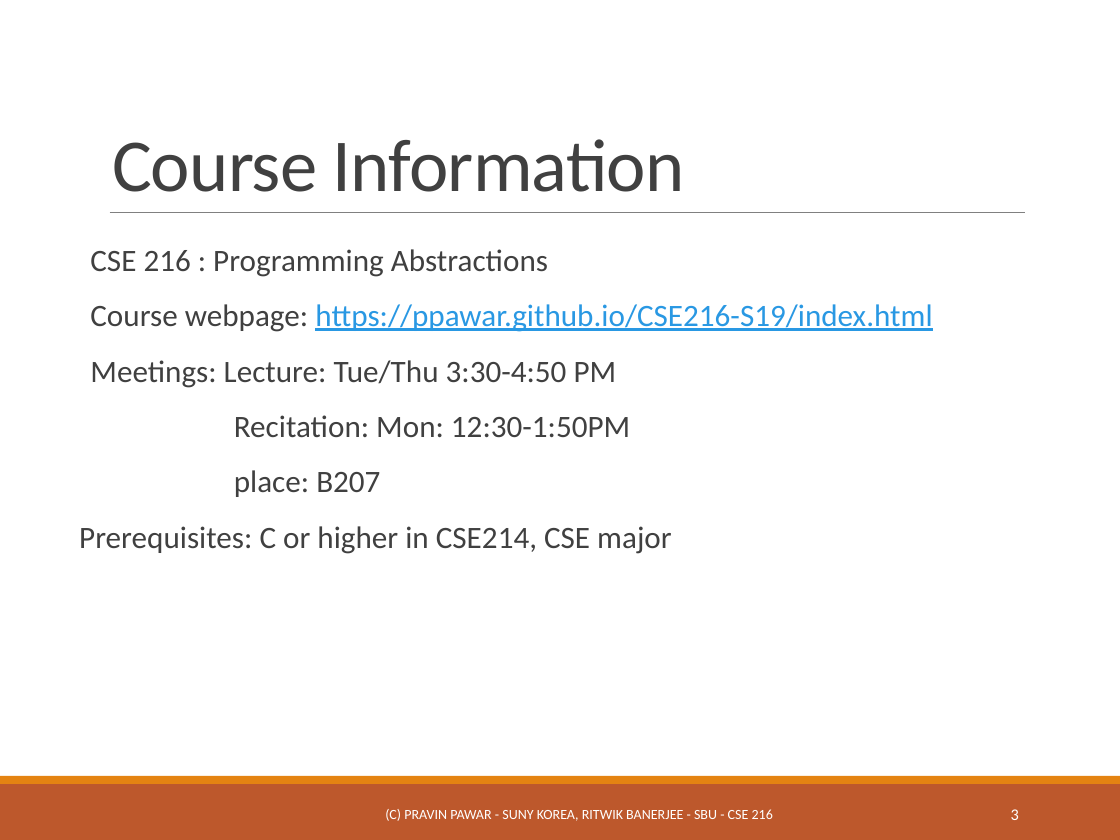
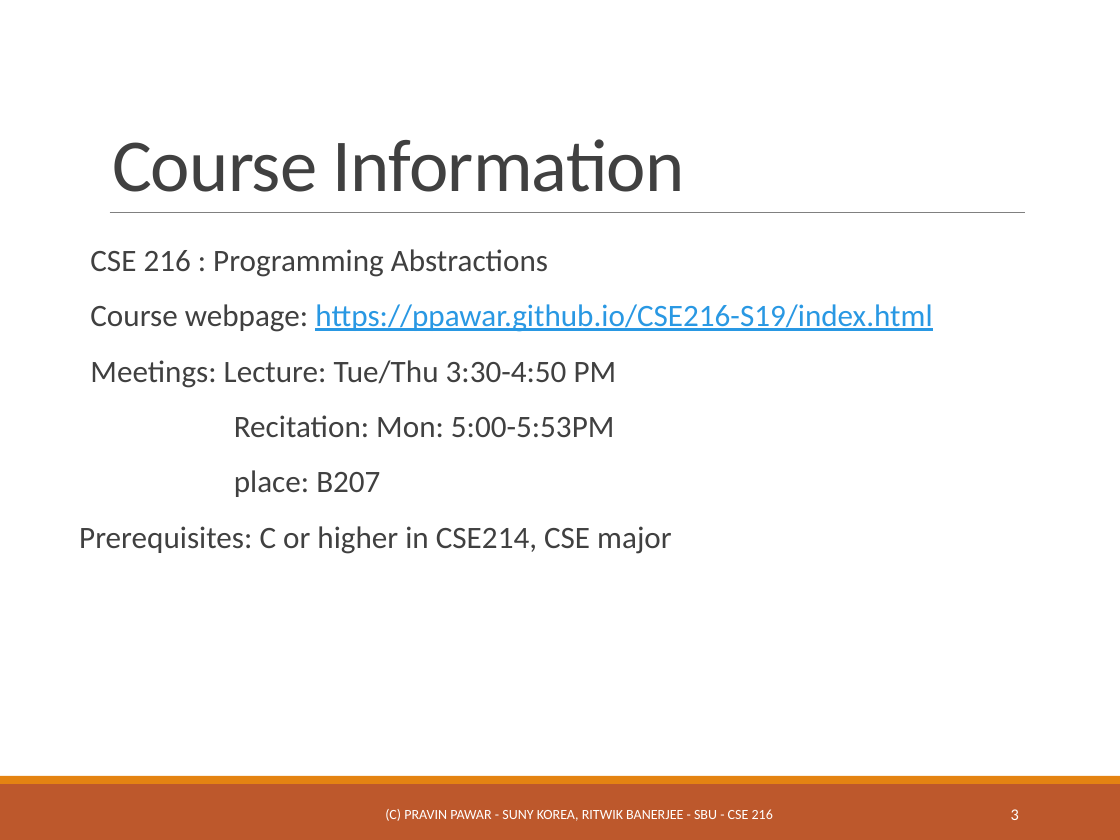
Before and after one commit to ppawar/ppawar.github.io, a slide deck: slide 3 of CSE216-S19/slides/PPT/CSE216_Lec0.pptx. Drawn at 1120x840 pixels with LibreOffice and Linux fonts; fonts in the diff are those of the drawing. Boxes give left, top, right and bottom in pixels: in the first picture for what was removed or moved away, otherwise in the second. Text is boxed around its words. In the diff, an @@ line names an element or a change of style, - is before the commit and + after.

```diff
--- a/CSE216-S19/slides/PPT/CSE216_Lec0.pptx
+++ b/CSE216-S19/slides/PPT/CSE216_Lec0.pptx
@@ text at [234, 415, 614, 437]: text changed @@
-Recitation: Mon: 12:30-1:50PM
+Recitation: Mon: 5:00-5:53PM
```
Also in this commit, not shown: 2 other slides changed, 9 other files.
